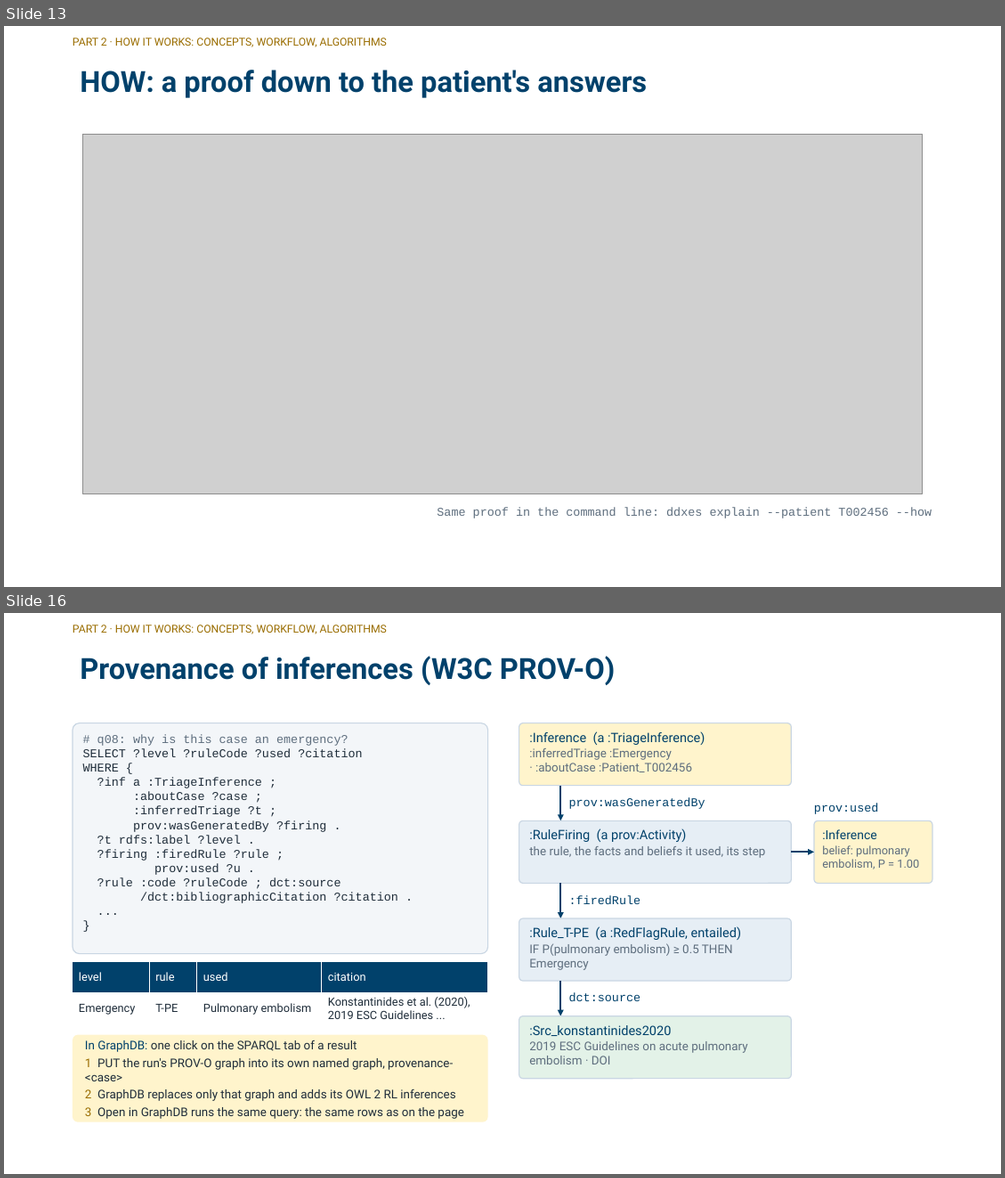
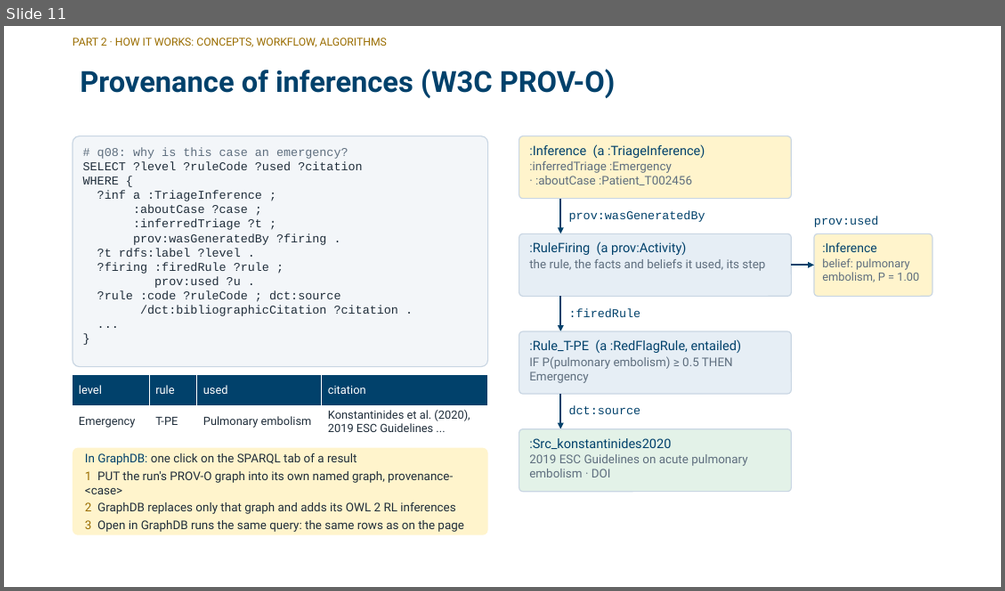
Before and after one commit to zidanarsyad/ddx-expert-system, a slide deck: docs/slides.pptx. Shown one above the other, each under a label of ours: slides 13 and 16 before the commit, slide 11 after it; the slides between them are not shown. The pictures are 1005x1178 and 1005x591 pixels, drawn with LibreOffice and Linux fonts; fonts in the diff are those of the drawing; grey boxes stand for pictures; background and template pictures are left out. Boxes give left, top, right and bottom in pixels: in the first picture for what was removed or moved away, otherwise in the second. Text is boxed around its words. In the diff, an @@ line names an element or a change of style, - is before the commit and + after.

```diff
--- a/docs/slides.pptx
+++ b/docs/slides.pptx
@@ slide 13 removed at box(4, 26, 1001, 587), background picture (left out) @@
@@ text removed at box(73, 38, 387, 47) @@
-PART 2 · HOW IT WORKS: CONCEPTS, WORKFLOW, ALGORITHMS
@@ title removed at box(80, 70, 647, 98) @@
-HOW: a proof down to the patient's answers
@@ picture removed at box(82, 134, 923, 493) @@
@@ text removed at box(437, 507, 931, 518) @@
-Same proof in the command line: ddxes explain --patient T002456 --how
@@ what was slide 16 is now slide 11 @@
```
Also in this commit, not shown: 10 slides changed, 8 other slides removed, 12 other files.
